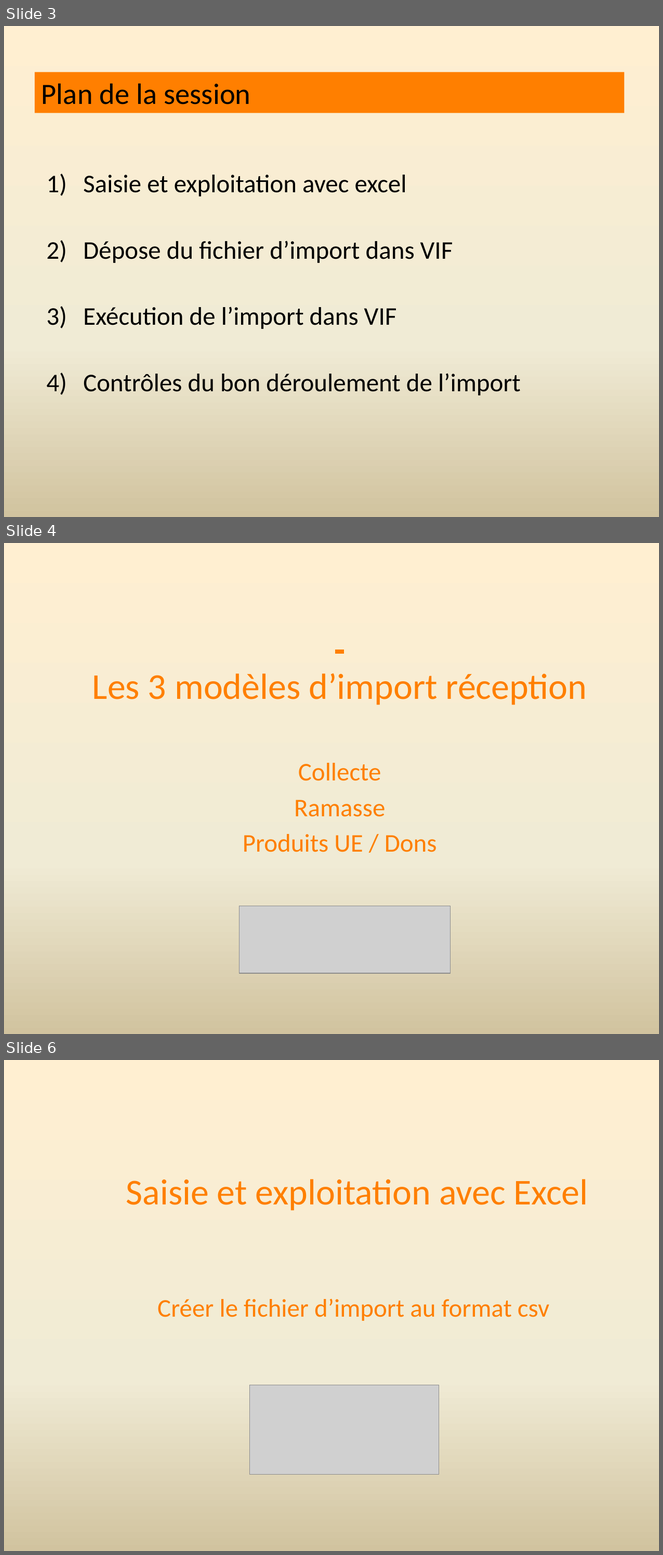
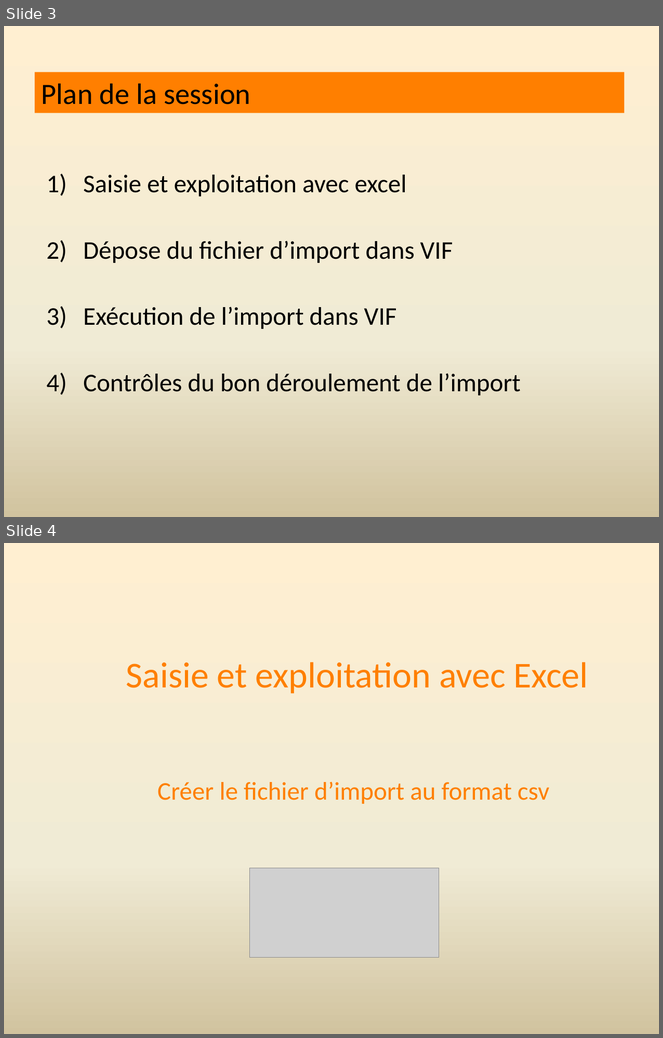
Before and after one commit to yvallet/import_collecte, a slide deck: Les tutoriels de la FFBA_page1.pptx. Shown one above the other, each under a label of ours: slides 3, 4 and 6 before the commit, slides 3 and 4 after it; the slides between them are not shown. The pictures are 663x1555 and 663x1038 pixels, drawn with LibreOffice and Linux fonts; fonts in the diff are those of the drawing; grey boxes stand for pictures. Boxes give left, top, right and bottom in pixels: in the first picture for what was removed or moved away, otherwise in the second. Text is boxed around its words. In the diff, an @@ line names an element or a change of style, - is before the commit and + after.

```diff
--- a/Les tutoriels de la FFBA_page1.pptx
+++ b/Les tutoriels de la FFBA_page1.pptx
@@ slide 4 removed at (4,543,659,1034), background gradient #FFEFD1 to #F0EBD5 to #D1C39F @@
@@ text removed at (92,674,587,852) @@
-Les 3 modèles d’import réception
-Collecte
-Ramasse
-Produits UE / Dons
@@ picture removed at (239,906,450,974) @@
@@ what was slide 6 is now slide 4 @@
```
Also in this commit, not shown: 1 slide changed, 3 other slides removed, 14 other files.
